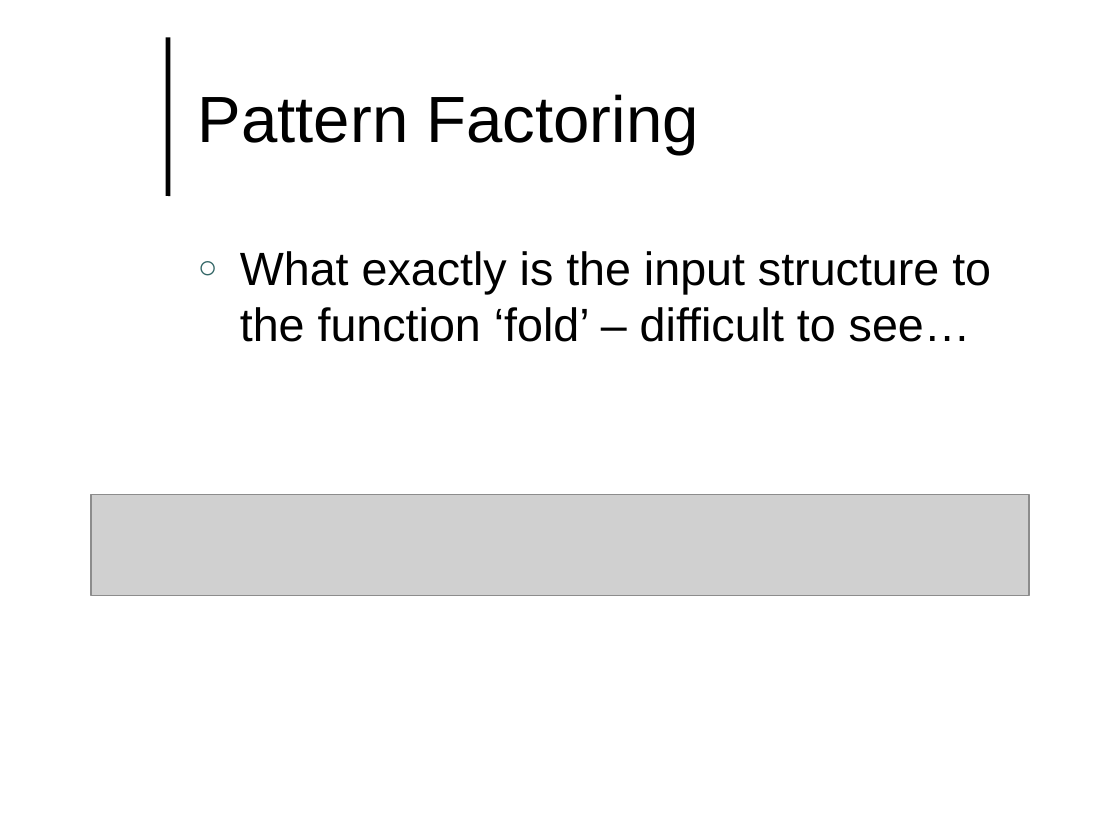
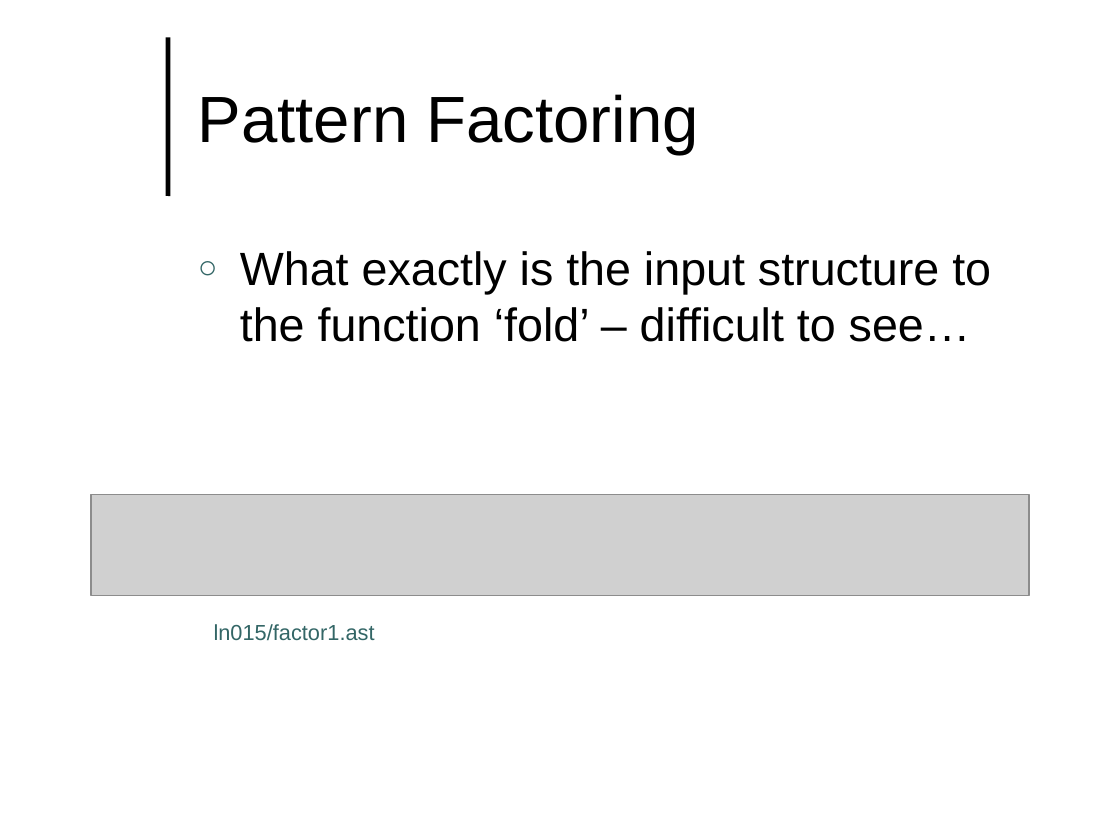
Before and after one commit to lutzhamel/CSC493, a slide deck: slide 5 of notes/csc493-ln015.pptx. Drawn at 1120x840 pixels with LibreOffice and Linux fonts; fonts in the diff are those of the drawing; grey boxes stand for pictures; background and template pictures are left out. Boxes give left, top, right and bottom in pixels: in the first picture for what was removed or moved away, otherwise in the second. Text is boxed around its words. In the diff, an @@ line names an element or a change of style, - is before the commit and + after.

```diff
--- a/notes/csc493-ln015.pptx
+++ b/notes/csc493-ln015.pptx
@@ text added at [214,624,375,641], 14 pt, text #336666 @@
+ln015/factor1.ast
```
Also in this commit, not shown: 1 other slide changed, 11 slides added, 7 other files.
